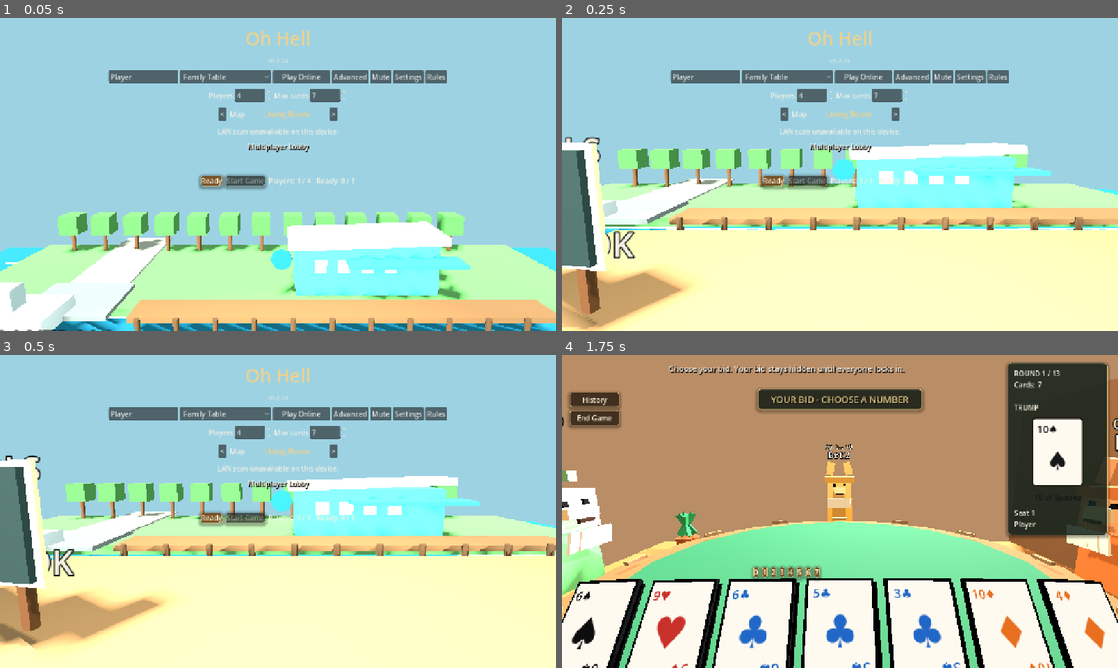
Above: before the commit, frames 1-4 (two rows, left to right).
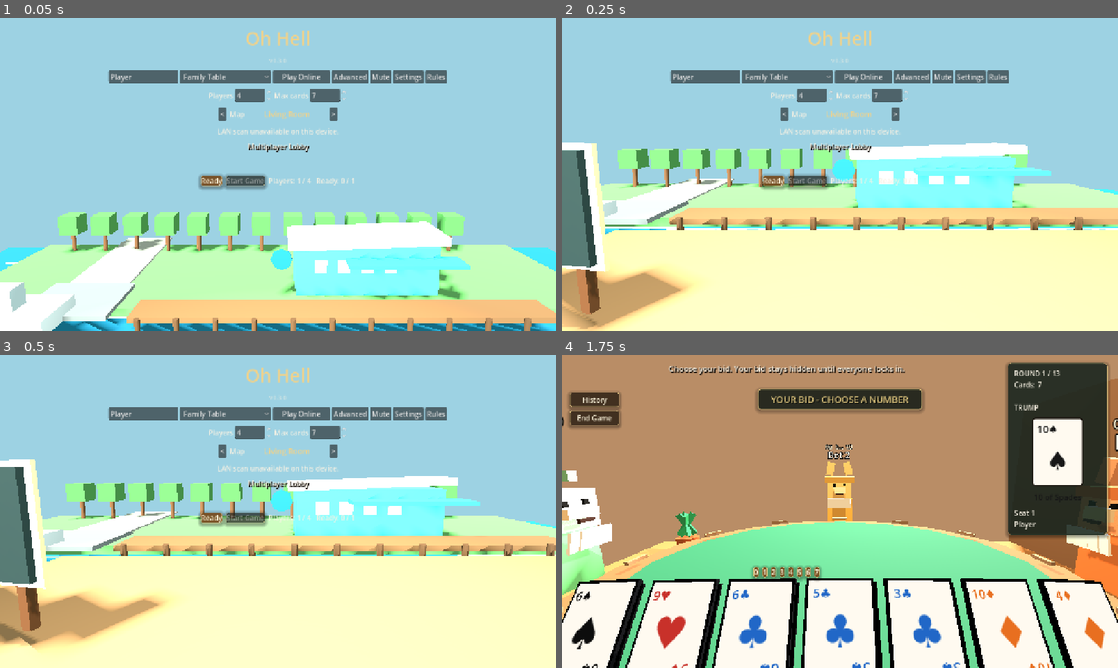
Above: after the commit, the same moments.

Repository: JordanOakFox/oh-hell-godot
Game: Godot game, scene res://scenes/main.tscn
Same seed, same stepped clock (60 frames per second), same inputs: the game is played once before the commit and once after it.
Inputs:
- Up to frame 1 (0.05 s): no input
- Up to frame 2 (0.25 s): no input
- Up to frame 3 (0.5 s): no input
- Up to frame 4 (1.75 s): click "Ready" at 0.5 s; click "Start Game" at 1.25 s

The runs differ from the first frame. In frame 1, less than 0.1% of the frame differs, in the area x 0-52%, y 13-100%; in frame 2, 0.4%, in the area x 0-52%, y 13-77%; in frame 3, 0.4%; in frame 4, nothing differs.

Commit message:
Prepare version 0.3.0 logo update

Diff:
--- a/scripts/main.gd
+++ b/scripts/main.gd
@@ -1,7 +1,7 @@
 extends Control
 
 const STARTING_NAMES := ["Player 1", "Player 2", "Player 3", "Player 4"]
-const GAME_VERSION := "0.2.24"
+const GAME_VERSION := "0.3.0"
 const ANIMAL_IDS := ["bunny", "lizard", "lion", "tiger", "bear", "fox", "dog", "cat"]
 const BOT_PERSONALITY_IDS := ["casual", "smart", "ruthless"]
 const BOT_PERSONALITY_NAMES := {
--- a/scripts/table_view_3d.gd
+++ b/scripts/table_view_3d.gd
@@ -472,14 +472,14 @@
 
 	var label := Label3D.new()
 	label.text = "LOBBY CONTROLS\nWASD TO MOVE\nRIGHT-DRAG TO LOOK"
-	label.font_size = 42
-	label.pixel_size = 0.006
+	label.font_size = 34
+	label.pixel_size = 0.0046
 	label.modulate = Color("#f7f1e3")
-	label.outline_size = 6
+	label.outline_size = 4
 	label.outline_modulate = Color("#0b1110")
-	label.billboard = BaseMaterial3D.BILLBOARD_ENABLED
+	label.billboard = BaseMaterial3D.BILLBOARD_DISABLED
 	label.no_depth_test = false
-	label.position = Vector3(0, 0.48, 0.13)
+	label.position = Vector3(0, 0.45, 0.13)
 	sign_root.add_child(label)
 
 func _build_space_map() -> void:
--- a/website/version.json
+++ b/website/version.json
@@ -1,7 +1,7 @@
 {
-  "version": "v0.2.24",
-  "windowsBuild": "OhHell-Windows-v0.2.24.zip",
-  "macosBuild": "OhHell-macOS-v0.2.24.zip",
+  "version": "v0.3.0",
+  "windowsBuild": "OhHell-Windows-v0.3.0.zip",
+  "macosBuild": "OhHell-macOS-v0.3.0.zip",
   "serverAddress": "147.224.130.79",
-  "lastUpdated": "June 18, 2026"
+  "lastUpdated": "June 19, 2026"
 }
Binary file changed: assets/icons/app_icon.png
Not shown, changed: assets/icons/app_icon.png.import
Not shown, changed: export_presets.cfg
Binary file changed: website/assets/app_icon.png
Not shown, changed: website/index.html
